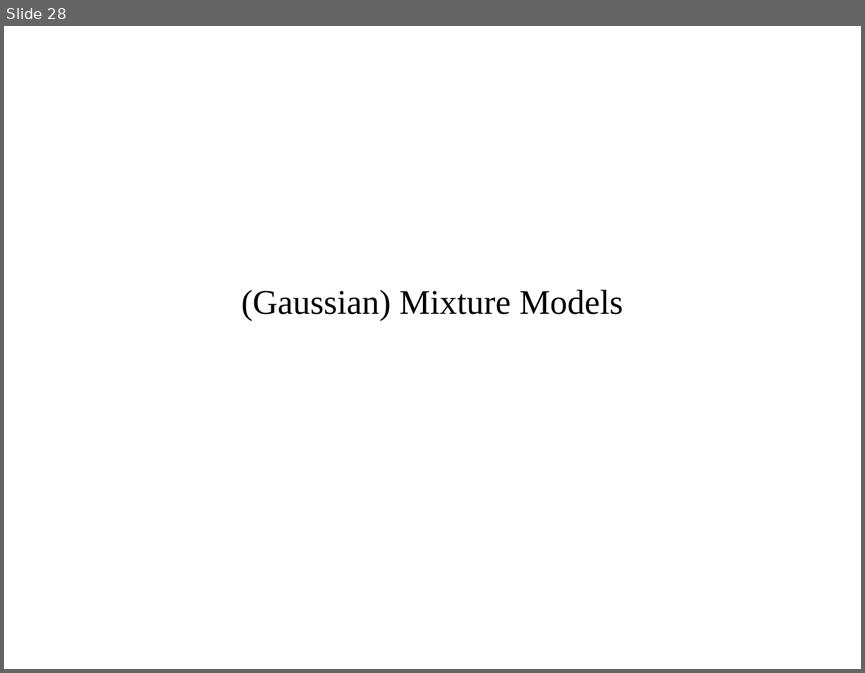
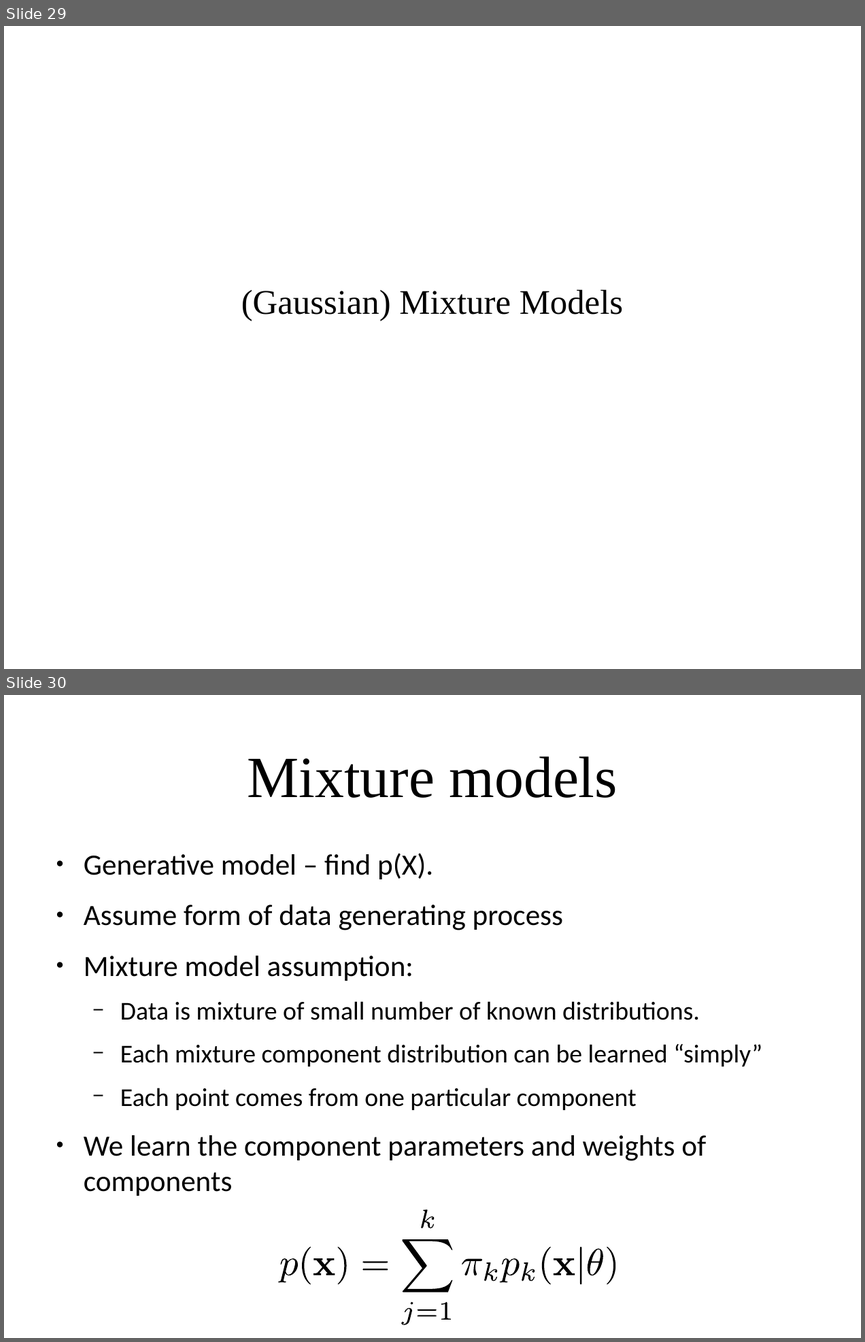
Before and after one commit to amueller/applied_ml_spring_2017, a slide deck: slides/aml-16-032217.odp. Shown one above the other, each under a label of ours: slide 28 before the commit, slides 29 and 30 after it. The pictures are 865x673 and 865x1342 pixels, drawn with LibreOffice and Linux fonts; fonts in the diff are those of the drawing. Boxes give left, top, right and bottom in pixels: in the first picture for what was removed or moved away, otherwise in the second. Text is boxed around its words. In the diff, an @@ line names an element or a change of style, - is before the commit and + after.

Commit message:
working on mixture models and clustering

```diff
--- a/slides/aml-16-032217.odp
+++ b/slides/aml-16-032217.odp
@@ slide 30 added at (4, 695, 861, 1338), background #FFFFFF @@
@@ title added at (247, 756, 617, 798), 54 pt, text #000000 @@
+Mixture models
@@ text added at (84, 853, 762, 1195), 23.8 pt, text #000000 @@
+● Generative model – find p(X).
+● Assume form of data generating process
+● Mixture model assumption:
+  − Data is mixture of small number of known distributions.
+  − Each mixture component distribution can be learned “simply”
+  − Each point comes from one particular component
+● We learn the component parameters and weights of components
@@ group added at (279, 1210, 615, 1325): 19 freeform shapes @@
@@ what was slide 28 is now slide 29 @@
```
Also in this commit, not shown: 11 slides changed, 14 other slides added, 8 slides removed, 1 other file.
